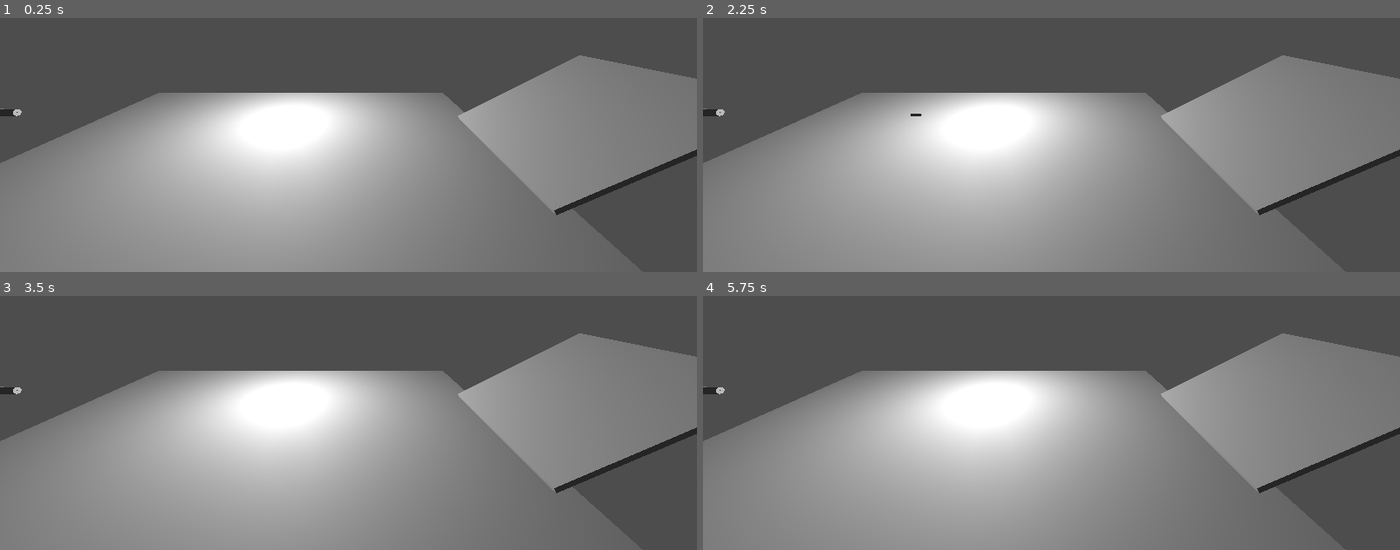
Above: before the commit, frames 1-4 (two rows, left to right).
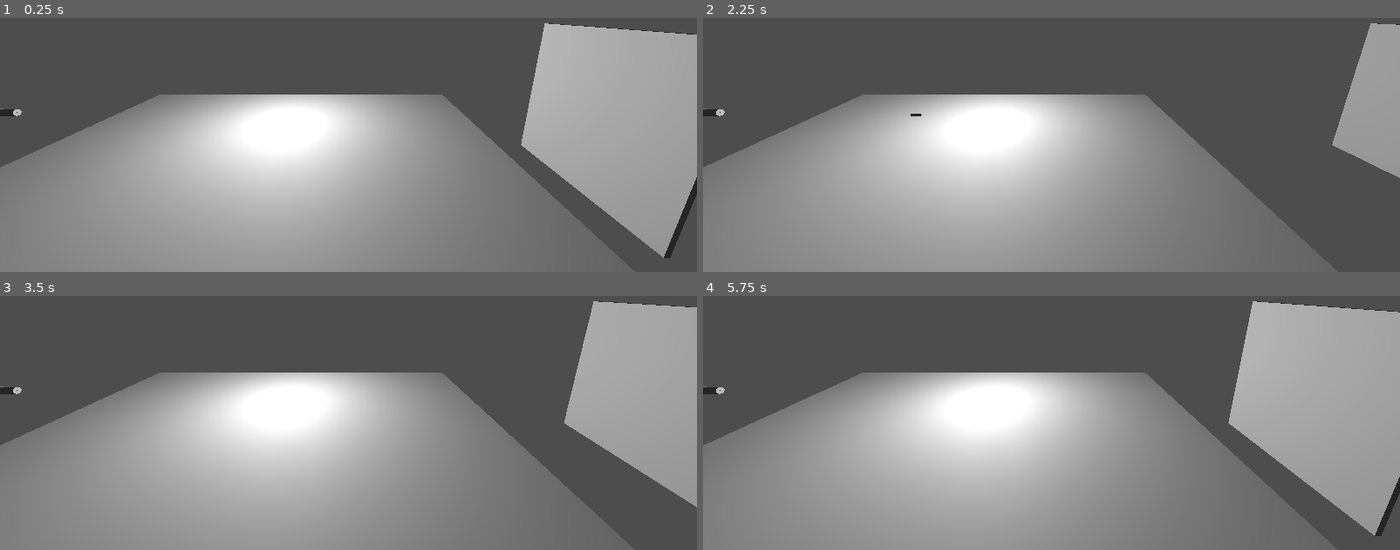
Above: after the commit, the same moments.

Repository: KrzysztofSieczkiewicz/Godot-ArmorPenetrationTest
Game: Godot game, scene res://Main.tscn
Same seed, same stepped clock (60 frames per second), same inputs: the game is played once before the commit and once after it.
Inputs (mouse positions are in pixels of both pictures, inside the frame that each line leads up to):
- Up to frame 1 (0.25 s): no input
- Up to frame 2 (2.25 s): move the mouse to (1204, 56) at 0.52 s; click (1204, 56) at 0.6 s; move the mouse to (912, 96) at 1.27 s; click (912, 96) at 1.35 s; tap Enter at 2 s; move the mouse to (outside the picture) at 2.02 s; click (outside the picture) at 2.1 s
- Up to frame 3 (3.5 s): move the mouse to (313, 433) at 2.77 s; click (313, 433) at 2.85 s
- Up to frame 4 (5.75 s): move the mouse to (1260, 412) at 3.52 s; click (1260, 412) at 3.6 s; move the mouse to (842, 296) at 4.27 s; click (842, 296) at 4.35 s; tap Space at 5 s; move the mouse to (1086, 354) at 5.02 s; click (1086, 354) at 5.1 s

The runs differ from the first frame. In frame 1, 21% of the frame differs, in the area x 0-100%, y 2-95%; in frame 2, 16%; in frame 3, 18%; in frame 4, 21%.

Commit message:
added thickness check testing for moving targets

Diff:
--- /dev/null
+++ b/Armor/Armor.gd
@@ -0,0 +1,6 @@
+extends RigidBody3D
+
+@onready var animation_player: AnimationPlayer = $AnimationPlayer
+
+func _ready() -> void:
+	animation_player.play("move_front_and_back")
--- a/Armor/Armor.tscn
+++ b/Armor/Armor.tscn
@@ -1,4 +1,6 @@
-[gd_scene load_steps=3 format=3 uid="uid://jupn6afamq04"]
+[gd_scene load_steps=7 format=3 uid="uid://jupn6afamq04"]
+
+[ext_resource type="Script" uid="uid://8ad0nynl3au7" path="res://Armor/Armor.gd" id="1_8nmin"]
 
 [sub_resource type="BoxShape3D" id="BoxShape3D_6nrul"]
 size = Vector3(5, 5, 0.15)
@@ -6,11 +8,81 @@
 [sub_resource type="BoxMesh" id="BoxMesh_8nmin"]
 size = Vector3(5, 5, 0.15)
 
+[sub_resource type="Animation" id="Animation_8nmin"]
+length = 0.001
+tracks/0/type = "value"
+tracks/0/imported = false
+tracks/0/enabled = true
+tracks/0/path = NodePath("CollisionShape3D:position")
+tracks/0/interp = 1
+tracks/0/loop_wrap = true
+tracks/0/keys = {
+"times": PackedFloat32Array(0),
+"transitions": PackedFloat32Array(1),
+"update": 0,
+"values": [Vector3(0, 0, -10)]
+}
+tracks/1/type = "value"
+tracks/1/imported = false
+tracks/1/enabled = true
+tracks/1/path = NodePath("MeshInstance3D:position")
+tracks/1/interp = 1
+tracks/1/loop_wrap = true
+tracks/1/keys = {
+"times": PackedFloat32Array(0),
+"transitions": PackedFloat32Array(1),
+"update": 0,
+"values": [Vector3(0, 0, -10)]
+}
+
+[sub_resource type="Animation" id="Animation_6nrul"]
+resource_name = "move_front_and_back"
+length = 3.0
+loop_mode = 1
+tracks/0/type = "value"
+tracks/0/imported = false
+tracks/0/enabled = true
+tracks/0/path = NodePath("CollisionShape3D:position")
+tracks/0/interp = 2
+tracks/0/loop_wrap = true
+tracks/0/keys = {
+"times": PackedFloat32Array(0, 1.5, 3),
+"transitions": PackedFloat32Array(1, 1, 1),
+"update": 0,
+"values": [Vector3(0, 0, 0), Vector3(0, 0, -10), Vector3(0, 0, 0)]
+}
+tracks/1/type = "value"
+tracks/1/imported = false
+tracks/1/enabled = true
+tracks/1/path = NodePath("MeshInstance3D:position")
+tracks/1/interp = 2
+tracks/1/loop_wrap = true
+tracks/1/keys = {
+"times": PackedFloat32Array(0, 1.5, 3),
+"transitions": PackedFloat32Array(1, 1, 1),
+"update": 0,
+"values": [Vector3(0, 0, 0), Vector3(0, 0, -10), Vector3(0, 0, 0)]
+}
+
+[sub_resource type="AnimationLibrary" id="AnimationLibrary_2x356"]
+_data = {
+&"RESET": SubResource("Animation_8nmin"),
+&"move_front_and_back": SubResource("Animation_6nrul")
+}
+
 [node name="Armor" type="RigidBody3D"]
 gravity_scale = 0.0
+script = ExtResource("1_8nmin")
 
 [node name="CollisionShape3D" type="CollisionShape3D" parent="."]
+transform = Transform3D(1, 0, 0, 0, 1, 0, 0, 0, 1, 0, 0, -10)
 shape = SubResource("BoxShape3D_6nrul")
 
 [node name="MeshInstance3D" type="MeshInstance3D" parent="."]
+transform = Transform3D(1, 0, 0, 0, 1, 0, 0, 0, 1, 0, 0, -10)
 mesh = SubResource("BoxMesh_8nmin")
+
+[node name="AnimationPlayer" type="AnimationPlayer" parent="."]
+libraries = {
+&"": SubResource("AnimationLibrary_2x356")
+}
--- a/Main.tscn
+++ b/Main.tscn
@@ -12,6 +12,7 @@
 [node name="World" type="Node3D" parent="."]
 
 [node name="Floor" type="CSGBox3D" parent="World"]
+transform = Transform3D(1, 0, 0, 0, 1, 0, 0, 0, 1, 0, -0.15624142, 0)
 use_collision = true
 size = Vector3(20, 0.5, 20)
 
@@ -30,7 +31,7 @@
 transform = Transform3D(1, 0, 0, 0, 1, 0, 0, 0, 1, 0, 3, 8)
 
 [node name="Armor" parent="." instance=ExtResource("2_uu6xs")]
-transform = Transform3D(1, 0, 7.351371e-08, -6.366474e-08, 0.49999985, 0.86602545, -3.6756852e-08, -0.86602527, 0.49999997, 0, 2.9721012, -10)
+transform = Transform3D(1, 3.5527126e-15, 7.351372e-08, 0, 0.99999976, -2.9802322e-08, -7.351372e-08, 2.9802322e-08, 0.99999994, 0, 2.9721012, -10)
 
 [node name="Camera3D" type="Camera3D" parent="."]
 transform = Transform3D(-4.222196e-08, -0.25881907, 0.9659258, -1.131334e-08, 0.9659259, 0.25881907, -1, 8.881784e-16, -4.371139e-08, 7.065508, 6, -3.3647938)
Not shown, added: Armor/Armor.gd.uid
